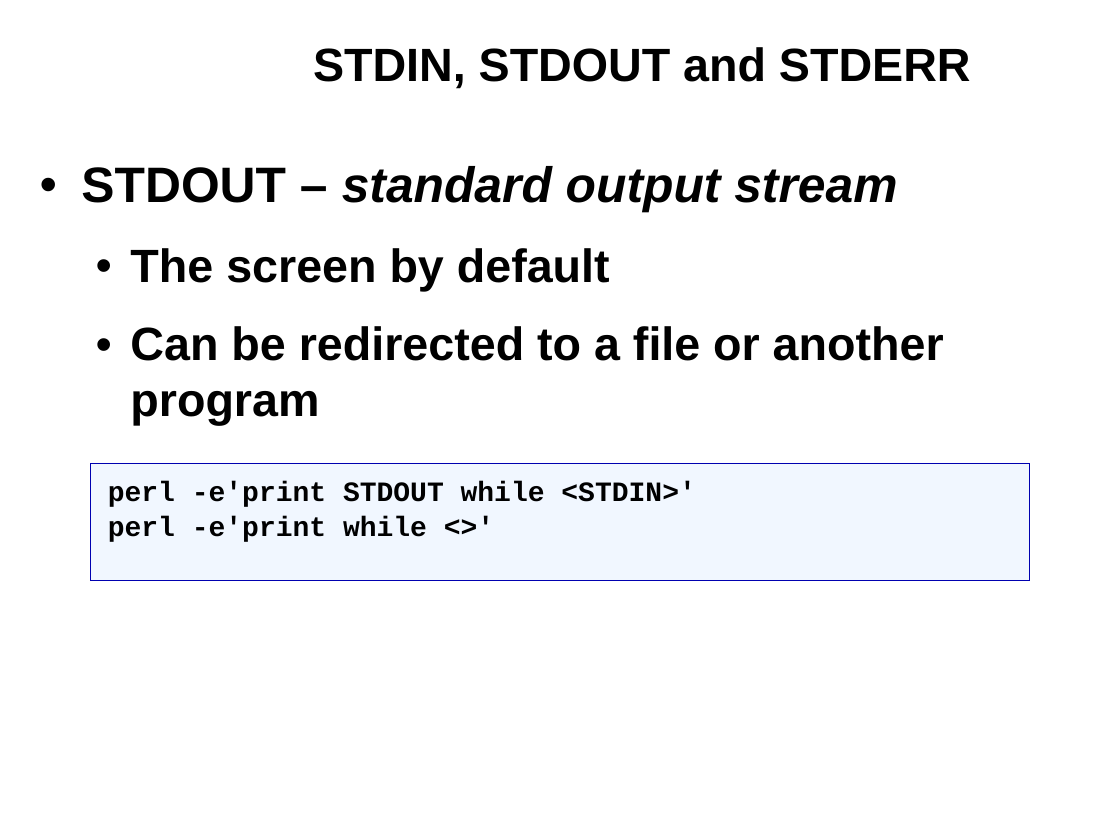
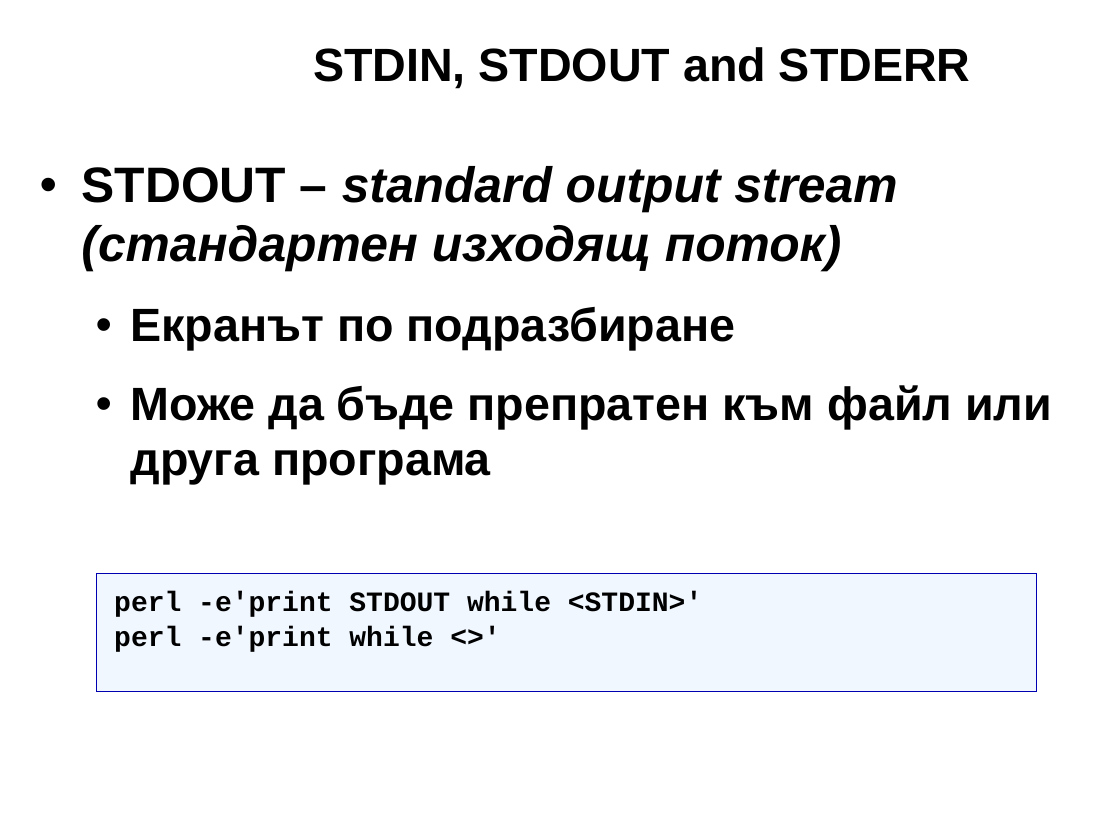
Before and after one commit to kberov/PerlProgrammingCourse, a slide deck: slide 14 of 06_io_bg.odp. Drawn at 1120x840 pixels with LibreOffice and Linux fonts; fonts in the diff are those of the drawing; background and template pictures are left out. Boxes give left, top, right and bottom in pixels: in the first picture for what was removed or moved away, otherwise in the second. Text is boxed around its words. In the diff, an @@ line names an element or a change of style, - is before the commit and + after.

```diff
--- a/06_io_bg.odp
+++ b/06_io_bg.odp
@@ text at bbox=[81, 166, 1052, 484]: text changed @@
-• STDOUT – standard output stream
-  • The screen by default
-  • Can be redirected to a file or another program
+• STDOUT – standard output stream (стандартен изходящ поток)
+  • Екранът по подразбиране
+  • Може да бъде препратен към файл или друга програма
@@ rectangle "perl -e'print STDOUT while <STDIN>'": place and size @@
-rectangle "perl -e'print STDOUT while <STDIN>'" at bbox=[91, 463, 1030, 580]
+rectangle "perl -e'print STDOUT while <STDIN>'" at bbox=[96, 573, 1036, 691]
```
Also in this commit, not shown: 25 other slides changed, 17 slides added, 17 slides removed, 2 other files.
